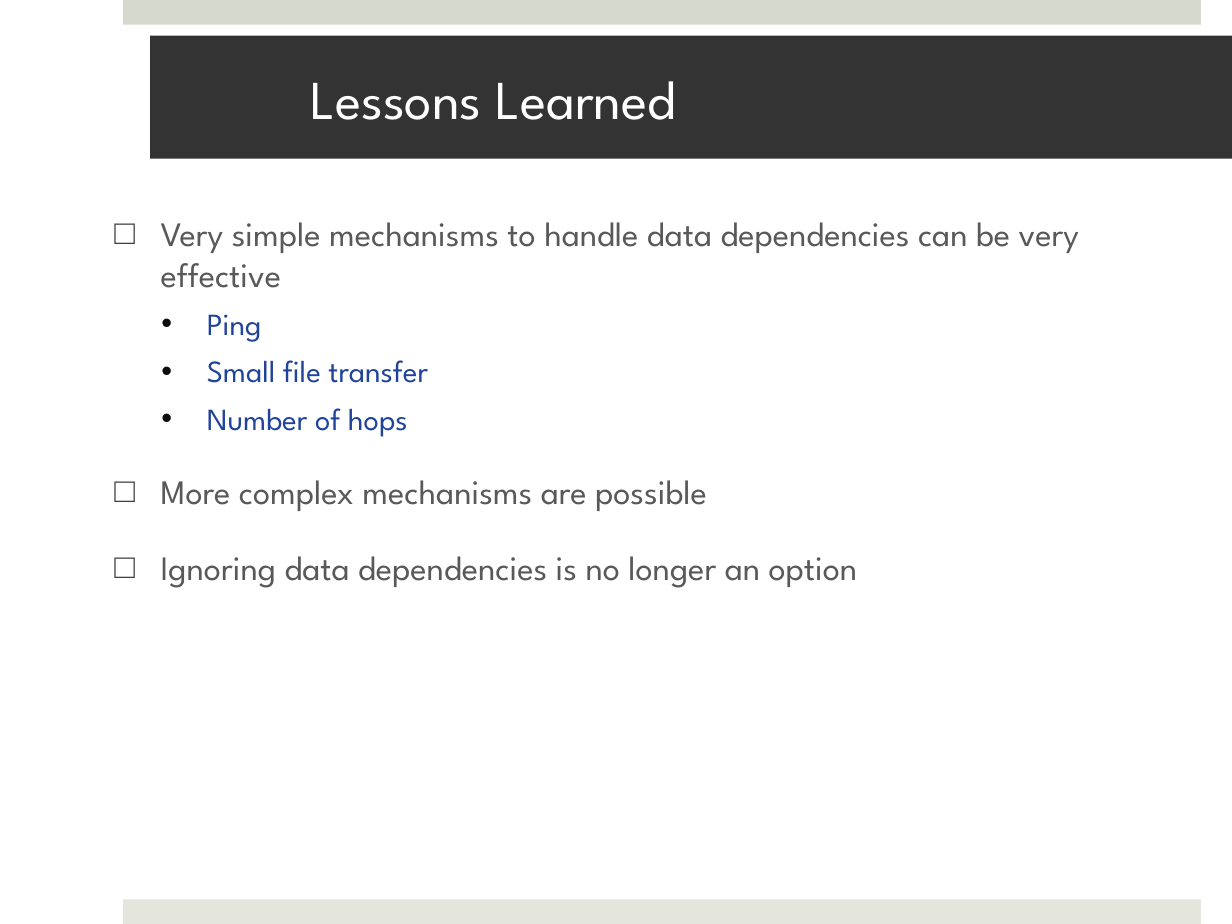
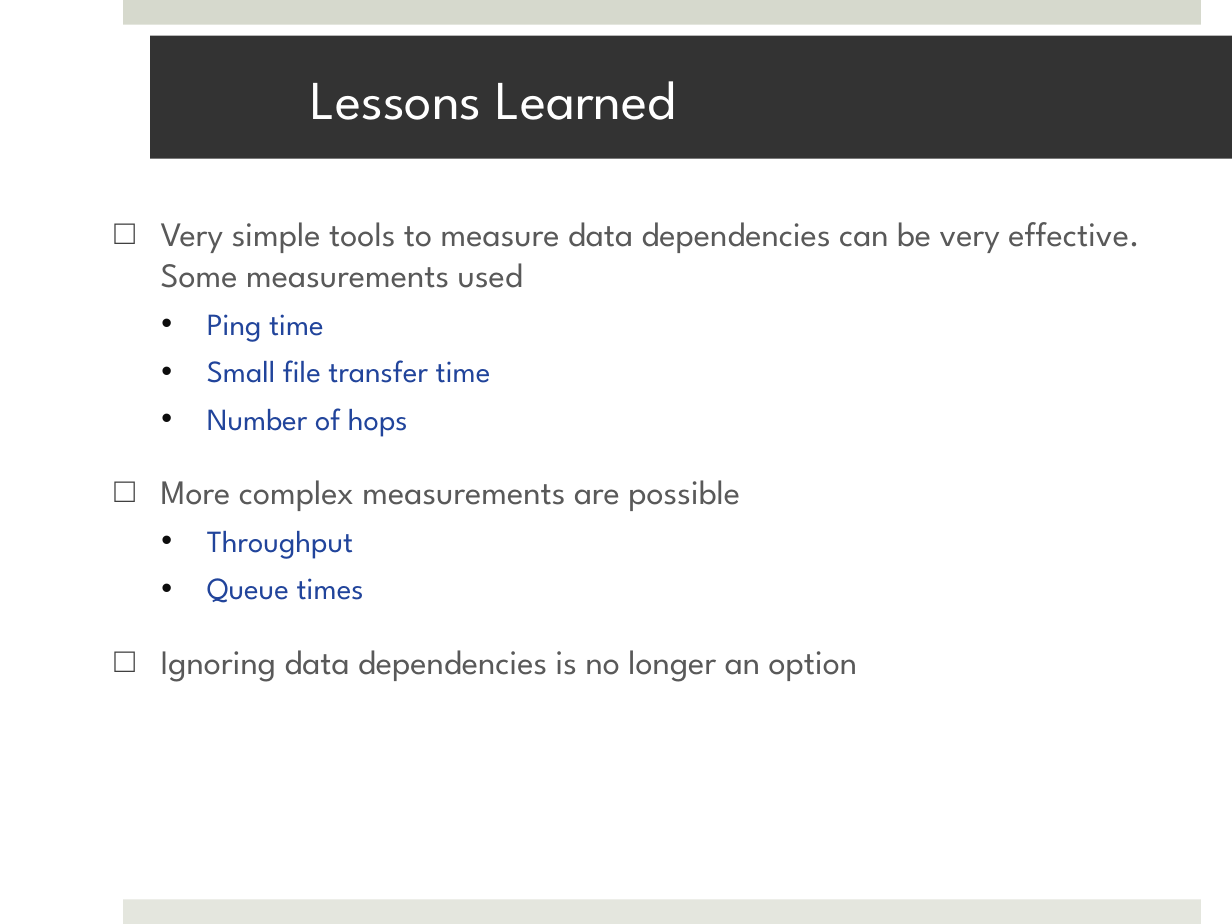
Before and after one commit to saga-project/saga-cpp-legacy-projects, a slide deck: slide 11 of papers/data_intensive/eScience09/RoyalSocietyPresentation.pptx (slide 7 before the commit). Drawn at 1232x924 pixels with LibreOffice and Linux fonts; fonts in the diff are those of the drawing; background and template pictures are left out. Boxes give left, top, right and bottom in pixels: in the first picture for what was removed or moved away, otherwise in the second. Text is boxed around its words. In the diff, an @@ line names an element or a change of style, - is before the commit and + after.

```diff
--- a/papers/data_intensive/eScience09/RoyalSocietyPresentation.pptx
+++ b/papers/data_intensive/eScience09/RoyalSocietyPresentation.pptx
@@ text at [161, 222, 1139, 383]: text changed @@
-□ Very simple mechanisms to handle data dependencies can be very effective
-  • Ping
-  • Small file transfer
+□ Very simple tools to measure data dependencies can be very effective. Some measurements used
+  • Ping time
+  • Small file transfer time
@@ text at [161, 480, 740, 603]: text changed @@
-□ More complex mechanisms are possible
+□ More complex measurements are possible
+  • Throughput
+  • Queue times
```
Also in this commit, not shown: 7 other slides changed, 5 slides added, 2 slides removed, 1 other file.
